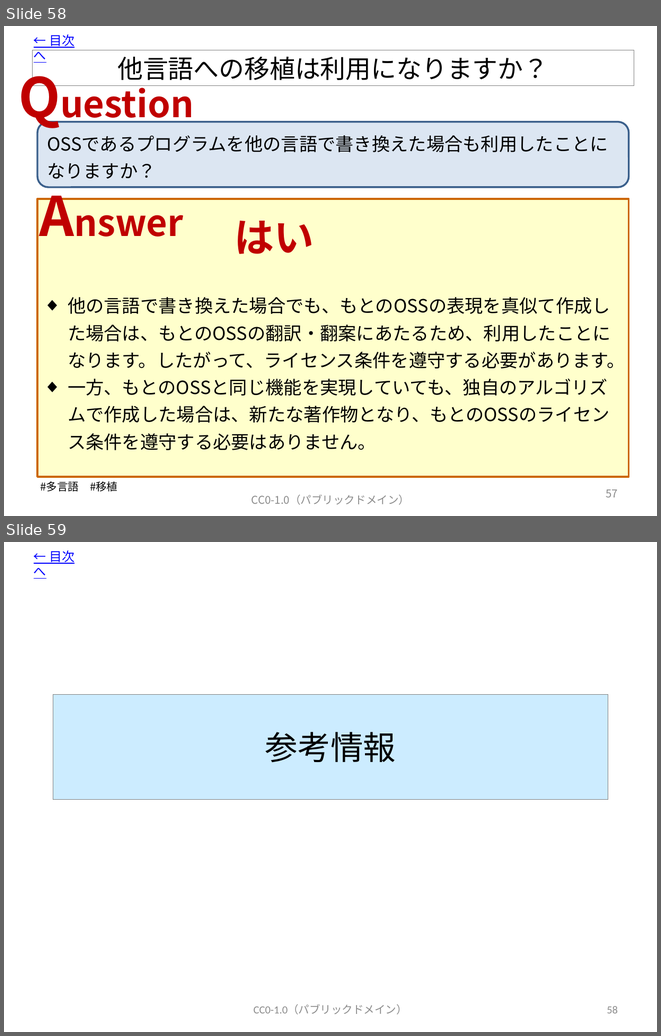
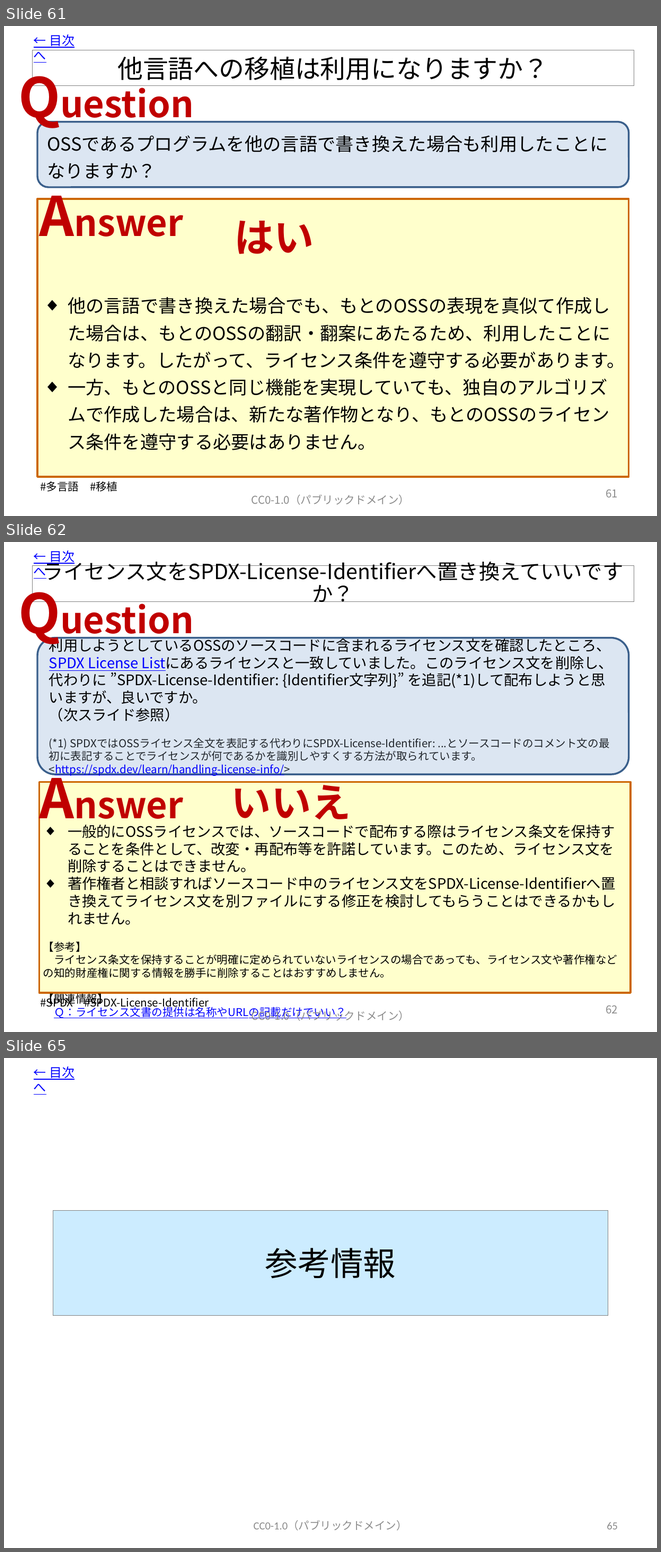
Before and after one commit to OpenChain-Project/OpenChain-JWG, a slide deck: Education_Material/FAQ/OSSライセンス関連でよくある誤解_CC0.pptx. Shown one above the other, each under a label of ours: slides 58 and 59 before the commit, slides 61, 62 and 65 after it; the slides between them are not shown. The pictures are 661x1036 and 661x1552 pixels, drawn with LibreOffice and Linux fonts; fonts in the diff are those of the drawing. Boxes give left, top, right and bottom in pixels: in the first picture for what was removed or moved away, otherwise in the second. Text is boxed around its words. In the diff, an @@ line names an element or a change of style, - is before the commit and + after.

```diff
--- a/Education_Material/FAQ/OSSライセンス関連でよくある誤解_CC0.pptx
+++ b/Education_Material/FAQ/OSSライセンス関連でよくある誤解_CC0.pptx
@@ slide 62 added at <box>4,542,657,1032</box>, background #FFFFFF @@
@@ text added at <box>34,550,74,579</box>, 14 pt, text #0000FF, underline @@
+← 目次へ
@@ title added at <box>32,565,634,601</box>, outline #808080 0.75 pt, 23 pt, text #000000 @@
+ライセンス文をSPDX-License-Identifierへ置き換えていいですか？
@@ text added at <box>12,576,212,649</box>, 40 pt, text #C00000, bold @@
+Question
@@ rounded rectangle added at <box>37,638,629,775</box>, fill #DCE6F2, outline #3A5F8C 2 pt, 16 pt, text #000000 @@
+利用しようとしているOSSのソースコードに含まれるライセンス文を確認したところ、SPDX License Listにあるライセンスと一致していました。このライセンス文を削除し、代わりに ”SPDX-License-Identifier: {Identifier文字列}” を追記(*1)して配布しようと思いますが、良いですか。
+（次スライド参照）
+(*1) SPDXではOSSライセンス全文を表記する代わりにSPDX-License-Identifier: ...とソースコードのコメント文の最初に表記することでライセンスが何であるかを識別しやすくする方法が取られています。
+<https://spdx.dev/learn/handling-license-info/>
@@ text added at <box>33,761,204,833</box>, 40 pt, text #C00000, bold @@
+Answer
@@ text added at <box>231,776,351,827</box>, 44 pt, text #C00000, bold @@
+いいえ
@@ rectangle added at <box>40,782,631,992</box>, fill #FFFFCC, outline #CC6600 2 pt @@
@@ text added at <box>43,824,617,1019</box>, 16 pt, text #000000 @@
+◆ 一般的にOSSライセンスでは、ソースコードで配布する際はライセンス条文を保持することを条件として、改変・再配布等を許諾しています。このため、ライセンス文を削除することはできません。
+◆ 著作権者と相談すればソースコード中のライセンス文をSPDX-License-Identifierへ置き換えてライセンス文を別ファイルにする修正を検討してもらうことはできるかもしれません。
+【参考】
+ライセンス条文を保持することが明確に定められていないライセンスの場合であっても、ライセンス文や著作権などの知的財産権に関する情報を勝手に削除することはおすすめしません。
+【関連情報】
+Ｑ：ライセンス文書の提供は名称やURLの記載だけでいい？
@@ text added at <box>40,996,209,1009</box>, 12 pt, text #000000 @@
+#SPDX #SPDX-License-Identifier
@@ text added at <box>252,1009,409,1021</box>, 12 pt, text #8C8C8C @@
+CC0-1.0（パブリックドメイン）
@@ page number added at <box>606,1005,618,1013</box>, 12 pt, text #8C8C8C @@
+62
@@ what was slide 58 is now slide 61 @@
@@ page number at <box>606,489,618,497</box>: text changed @@
-57
+61
@@ what was slide 59 is now slide 65 @@
@@ page number at <box>607,1522,618,1529</box>: text changed @@
-58
+65
```
Also in this commit, not shown: 3 slides changed, 5 other slides added, 1 other file.
